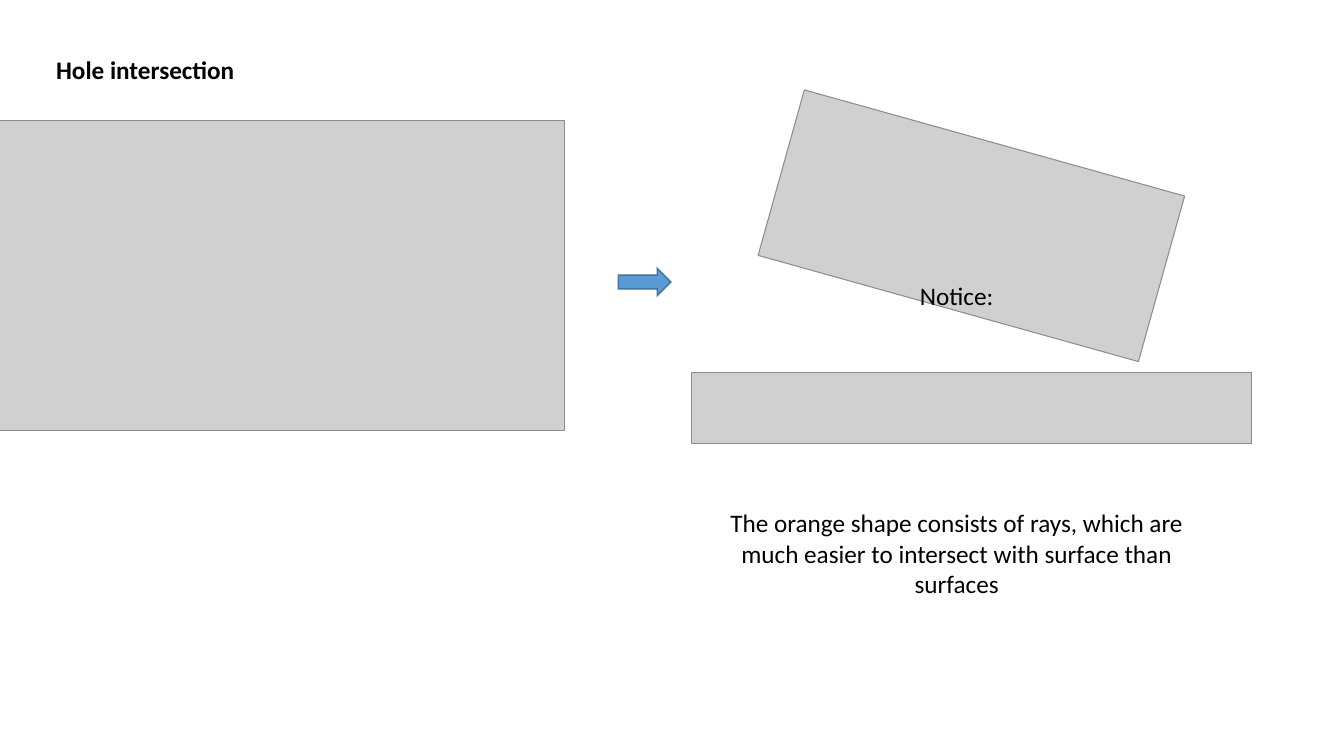
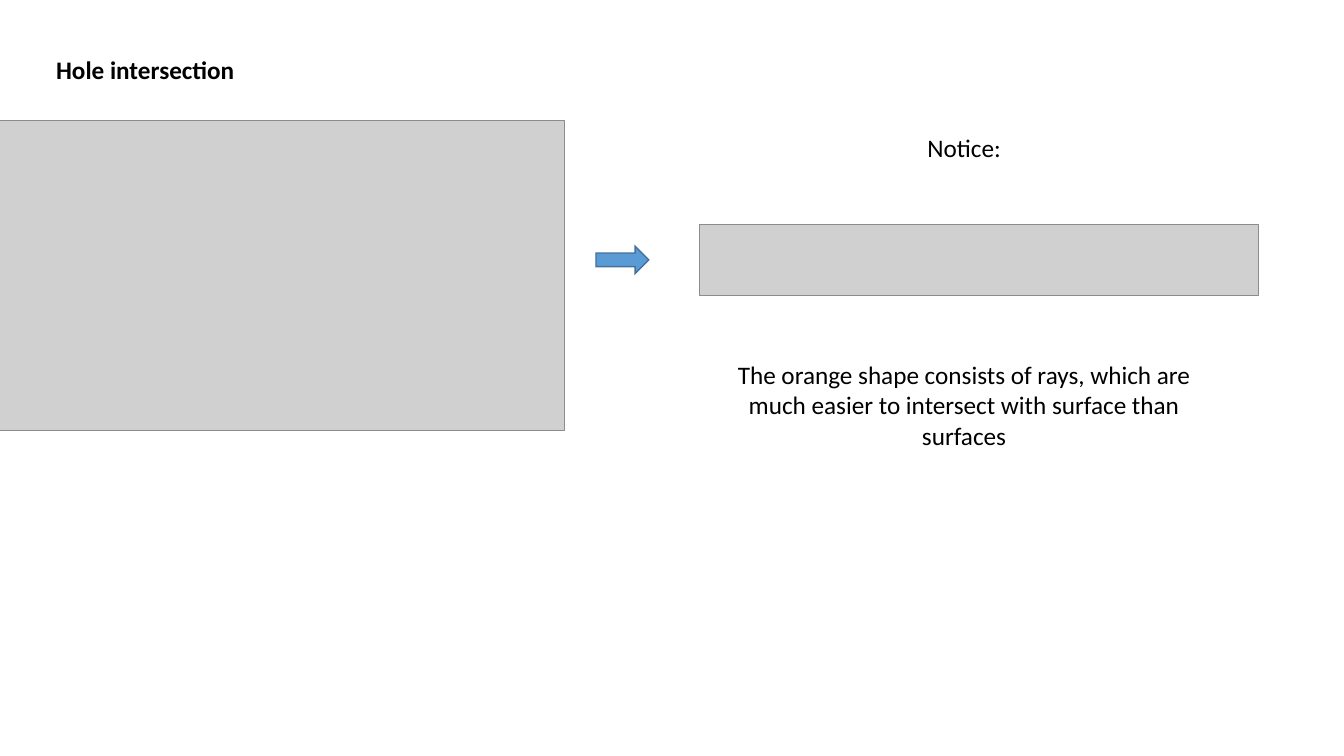
Before and after one commit to boolean-julian/coolinggen_thesis, a slide deck: slide 11 of julianlueken.pptx. Drawn at 1344x756 pixels with LibreOffice and Linux fonts; fonts in the diff are those of the drawing; grey boxes stand for pictures. Boxes give left, top, right and bottom in pixels: in the first picture for what was removed or moved away, otherwise in the second. Text is boxed around its words. In the diff, an @@ line names an element or a change of style, - is before the commit and + after.

```diff
--- a/julianlueken.pptx
+++ b/julianlueken.pptx
@@ picture removed at (x1=758, y1=90, x2=1185, y2=363) @@
@@ 2 texts, 1 picture moved together from (x1=692, y1=287, x2=1251, y2=594) to (x1=700, y1=139, x2=1259, y2=446) @@
@@ up arrow moved from (x1=619, y1=269, x2=671, y2=296) to (x1=596, y1=247, x2=649, y2=274) @@
```
Also in this commit, not shown: 2 other slides changed, 5 slides added, 2 slides removed, 8 other files.
